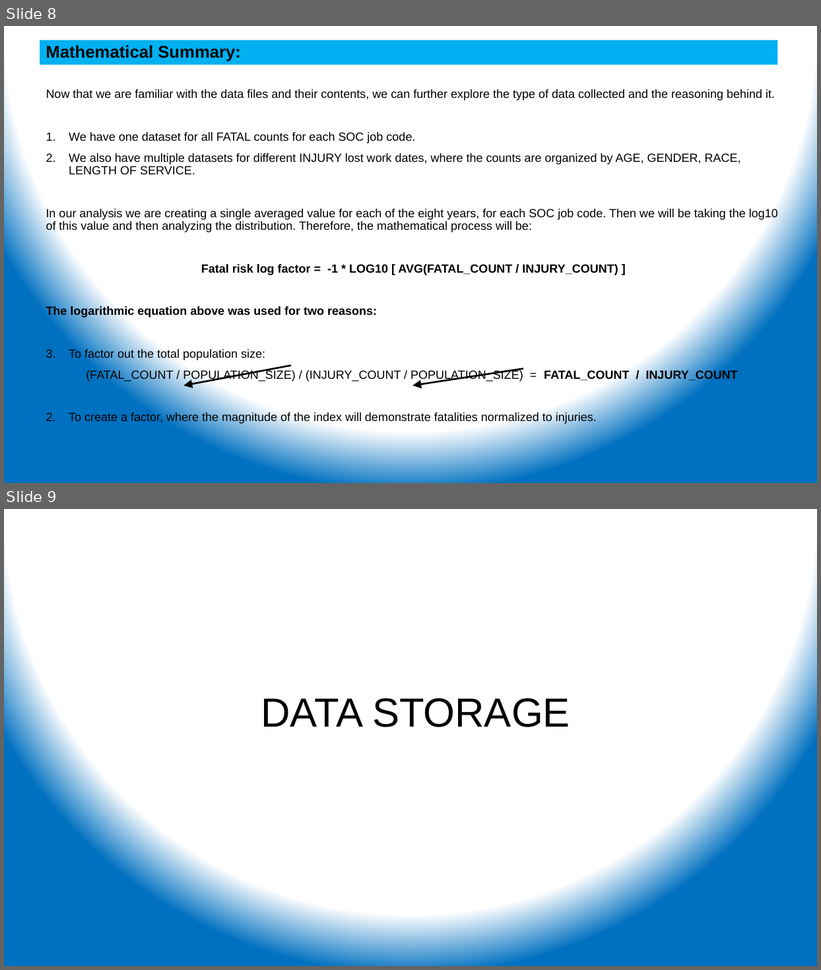
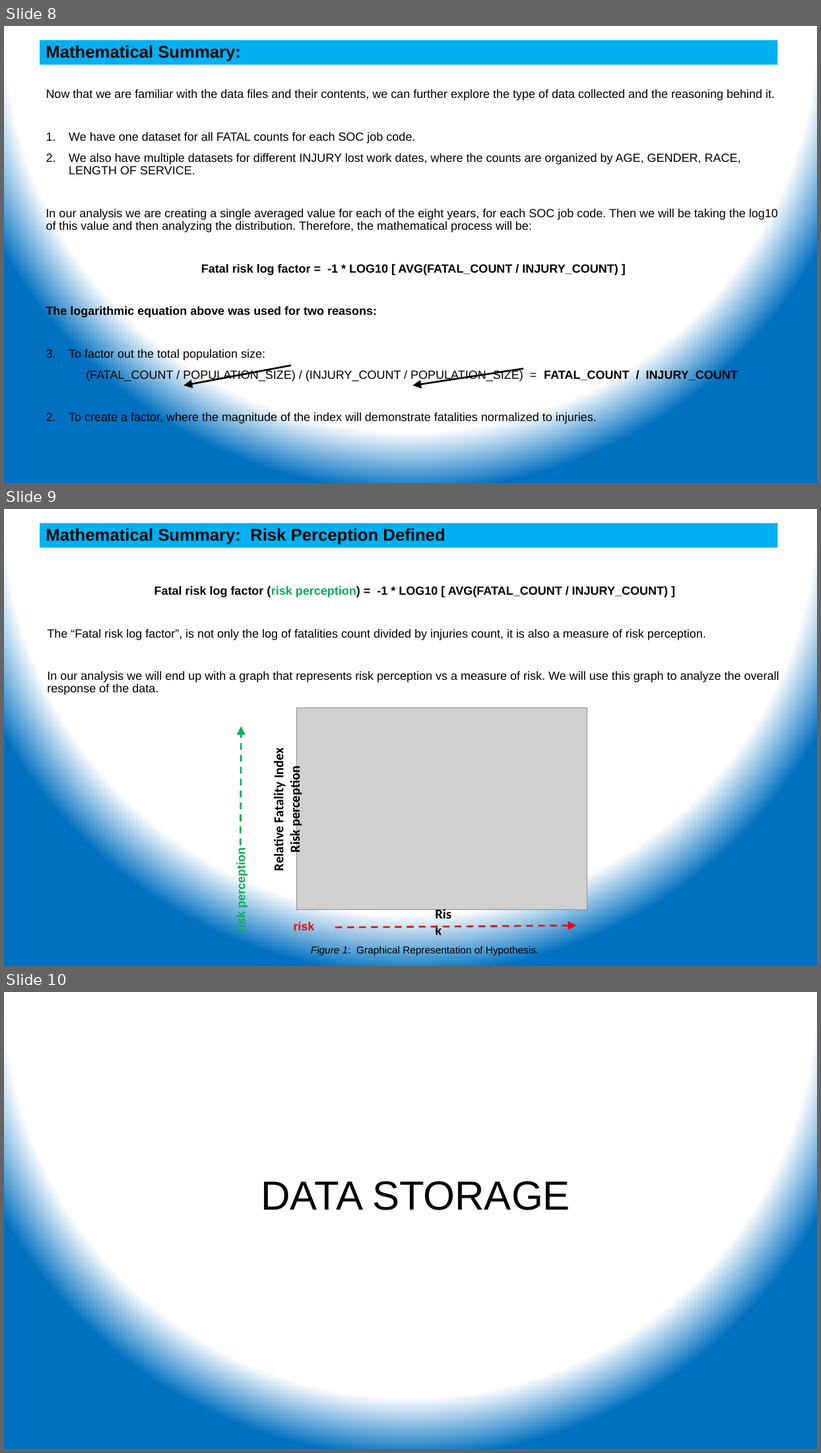
Before and after one commit to ehsintegration/yfd-phd-bls-data, a slide deck: D2-documentation/Data Analysis.pptx. Shown one above the other, each under a label of ours: slides 8 and 9 before the commit, slides 8, 9 and 10 after it. The pictures are 821x970 and 821x1453 pixels, drawn with LibreOffice and Linux fonts; fonts in the diff are those of the drawing; grey boxes stand for pictures. Boxes give left, top, right and bottom in pixels: in the first picture for what was removed or moved away, otherwise in the second. Text is boxed around its words. In the diff, an @@ line names an element or a change of style, - is before the commit and + after.

```diff
--- a/D2-documentation/Data Analysis.pptx
+++ b/D2-documentation/Data Analysis.pptx
@@ slide 9 added at [4, 509, 817, 966], background gradient #FFFFFF to #0070C0 @@
@@ rectangle added at [40, 523, 778, 547], fill #00B0F0, 20 pt, text #000000, bold @@
+Mathematical Summary: Risk Perception Defined
@@ text added at [47, 586, 780, 695], 14 pt, text #000000 @@
+Fatal risk log factor (risk perception) = -1 * LOG10 [ AVG(FATAL_COUNT / INJURY_COUNT) ]
+The “Fatal risk log factor”, is not only the log of fatalities count divided by injuries count, it is also a measure of risk perception.
+In our analysis we will end up with a graph that represents risk perception vs a measure of risk. We will use this graph to analyze the overall response of the data.
@@ picture added at [298, 708, 587, 910] @@
@@ arrow added from (241, 846) to (242, 727), #00B050 2 pt dashed @@
@@ text added at [271, 751, 303, 870], 16 pt, text #000000, bold @@
+Relative Fatality Index
+Risk perception
@@ text added at [234, 854, 248, 932], 14 pt, text #00B050, bold @@
+risk perception
@@ text added at [429, 902, 461, 921], 16 pt, text #000000, bold @@
+Risk
@@ text added at [293, 922, 314, 933], 14 pt, text #FF0000, bold @@
+risk
@@ arrow added from (335, 928) to (577, 925), #FF0000 2 pt dashed @@
@@ text added at [311, 946, 539, 956], 12 pt, text #000000 @@
+Figure 1: Graphical Representation of Hypothesis.
@@ what was slide 9 is now slide 10 @@
```
Also in this commit, not shown: 4 slides changed, 1 other file.
